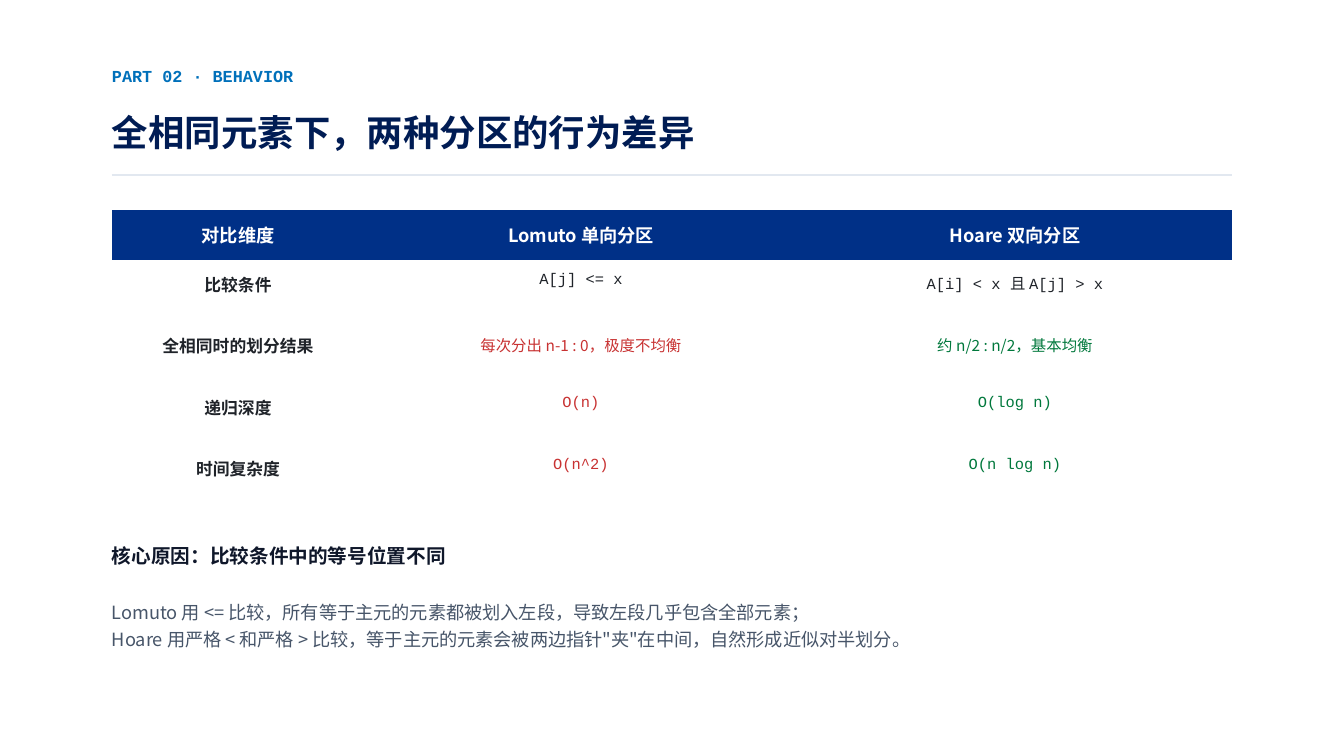
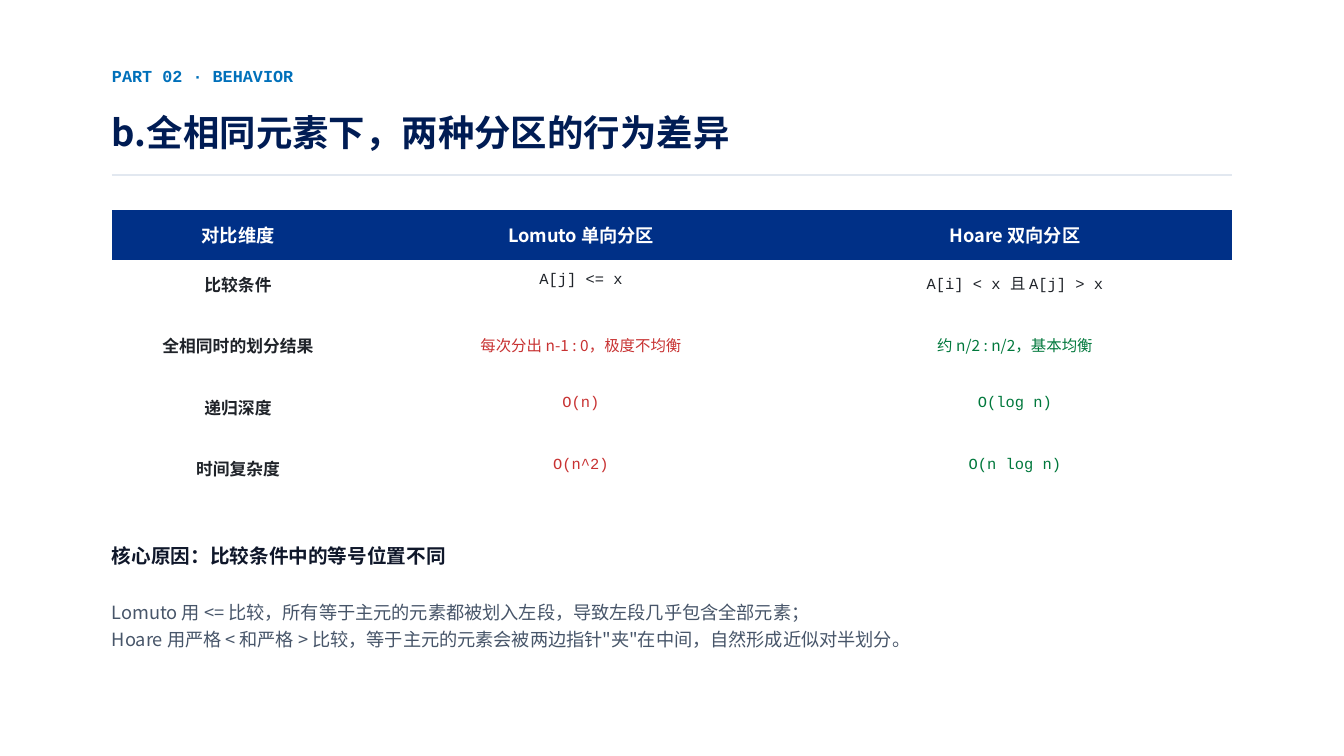
Before and after one commit to 1s2j3h/AlgorithmDesign, a slide deck: slide 9 of 2026-Fall/第五周算法分析报告/算法分析报告-董轩启-202508100614-1013.pptx. Drawn at 1344x756 pixels with LibreOffice and Linux fonts; fonts in the diff are those of the drawing. Boxes give left, top, right and bottom in pixels: in the first picture for what was removed or moved away, otherwise in the second. Text is boxed around its words. In the diff, an @@ line names an element or a change of style, - is before the commit and + after.

```diff
--- a/2026-Fall/第五周算法分析报告/算法分析报告-董轩启-202508100614-1013.pptx
+++ b/2026-Fall/第五周算法分析报告/算法分析报告-董轩启-202508100614-1013.pptx
@@ text at [112,115,729,151]: text changed @@
-全相同元素下，两种分区的行为差异
+b.全相同元素下，两种分区的行为差异
```
Also in this commit, not shown: 2 other slides changed, 2 slides added.
